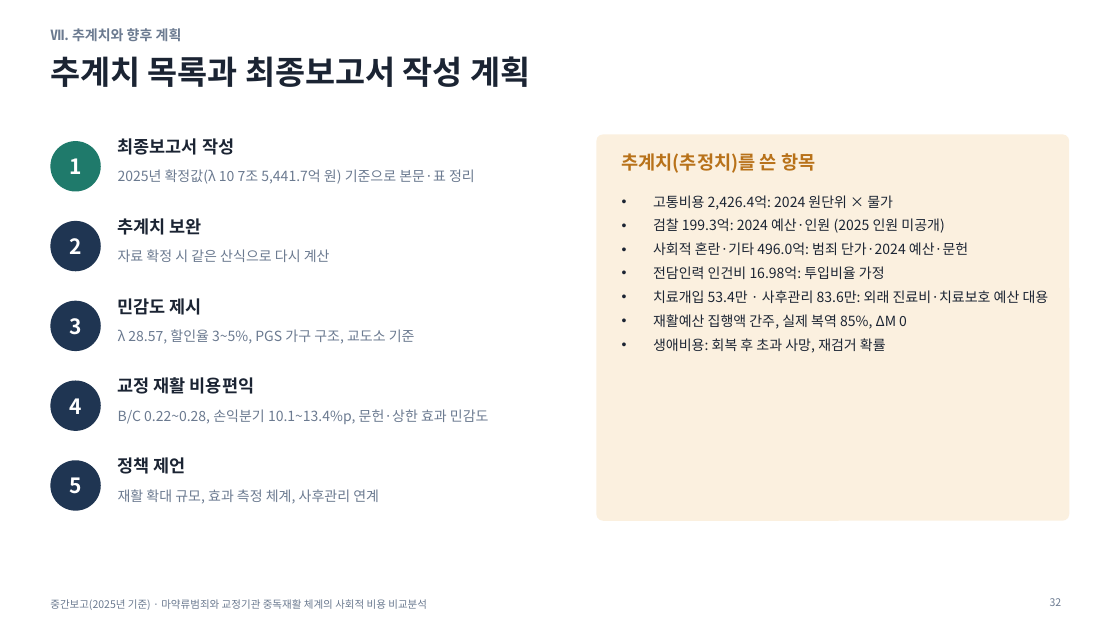
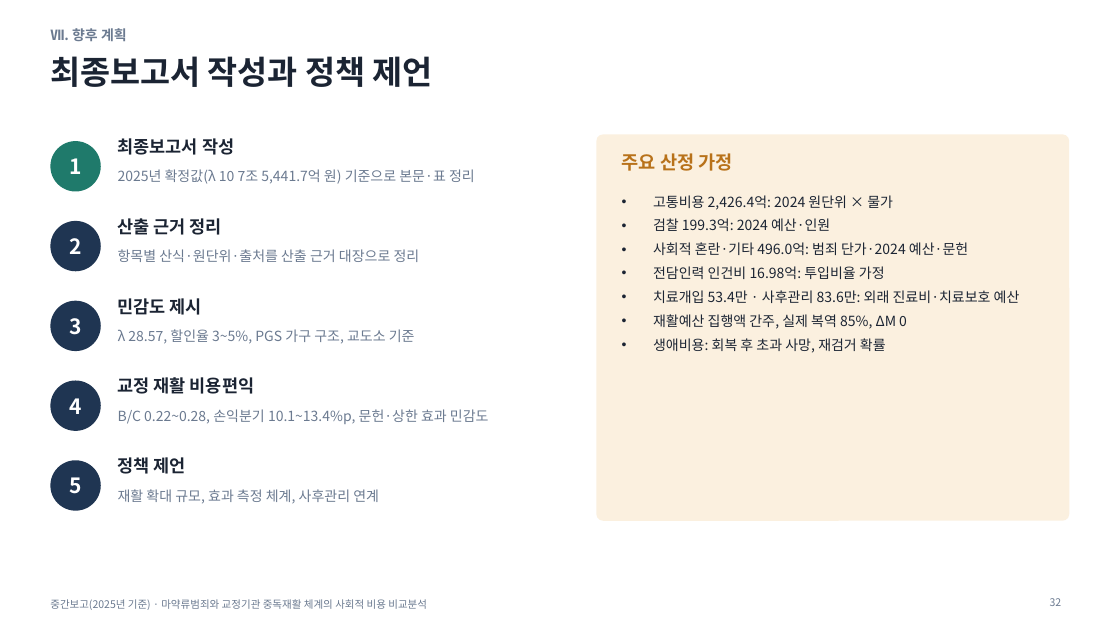
Before and after one commit to adminmrobo/drug-crime-social-cost, a slide deck: slide 32 of deliverables/2026-11-16_보고용/중간보고_마약류사회적비용_2025기준_보고용.pptx. Drawn at 1120x630 pixels with LibreOffice and Linux fonts; fonts in the diff are those of the drawing. Boxes give left, top, right and bottom in pixels: in the first picture for what was removed or moved away, otherwise in the second. Text is boxed around its words. In the diff, an @@ line names an element or a change of style, - is before the commit and + after.

Commit message:
보고용: 추계치·미확정 표현 삭제(엑셀 제외)

```diff
--- a/deliverables/2026-11-16_보고용/중간보고_마약류사회적비용_2025기준_보고용.pptx
+++ b/deliverables/2026-11-16_보고용/중간보고_마약류사회적비용_2025기준_보고용.pptx
@@ text at box(50, 28, 127, 41): text changed @@
-Ⅶ. 추계치와 향후 계획
+Ⅶ. 향후 계획
@@ title at box(50, 56, 433, 87): text changed @@
-추계치 목록과 최종보고서 작성 계획
+최종보고서 작성과 정책 제언
@@ text at box(622, 153, 732, 171): text changed @@
-추계치(추정치)를 쓴 항목
+주요 산정 가정
@@ text at box(118, 218, 222, 235): text changed @@
-추계치 보완
+산출 근거 정리
@@ text at box(653, 218, 830, 231): text changed @@
-• 검찰 199.3억: 2024 예산·인원 (2025 인원 미공개)
+• 검찰 199.3억: 2024 예산·인원
@@ text at box(118, 249, 420, 262): text changed @@
-자료 확정 시 같은 산식으로 다시 계산
+항목별 산식·원단위·출처를 산출 근거 대장으로 정리
@@ text at box(653, 290, 1020, 303): text changed @@
-• 치료개입 53.4만 · 사후관리 83.6만: 외래 진료비·치료보호 예산 대용
+• 치료개입 53.4만 · 사후관리 83.6만: 외래 진료비·치료보호 예산
```
Also in this commit, not shown: 14 other slides changed, 7 other files.
